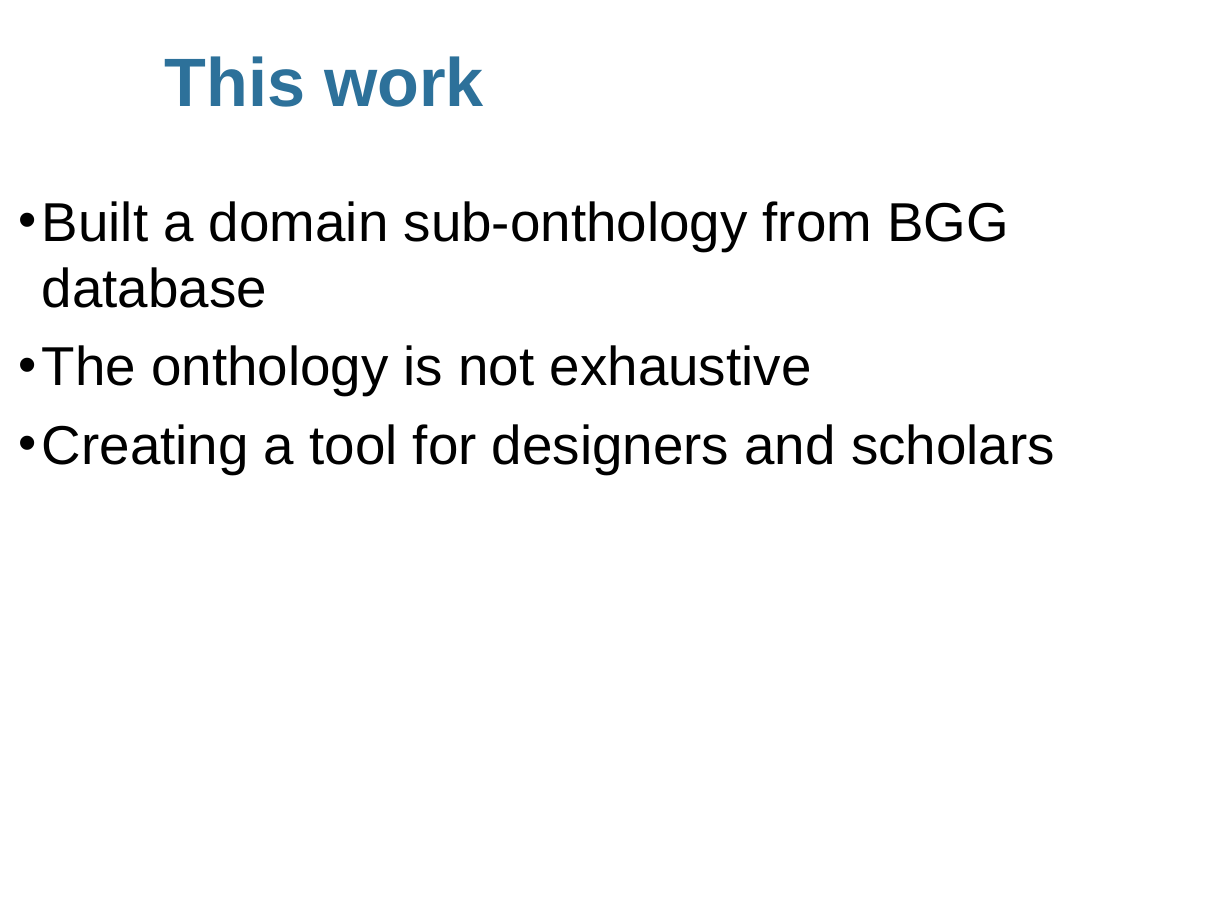
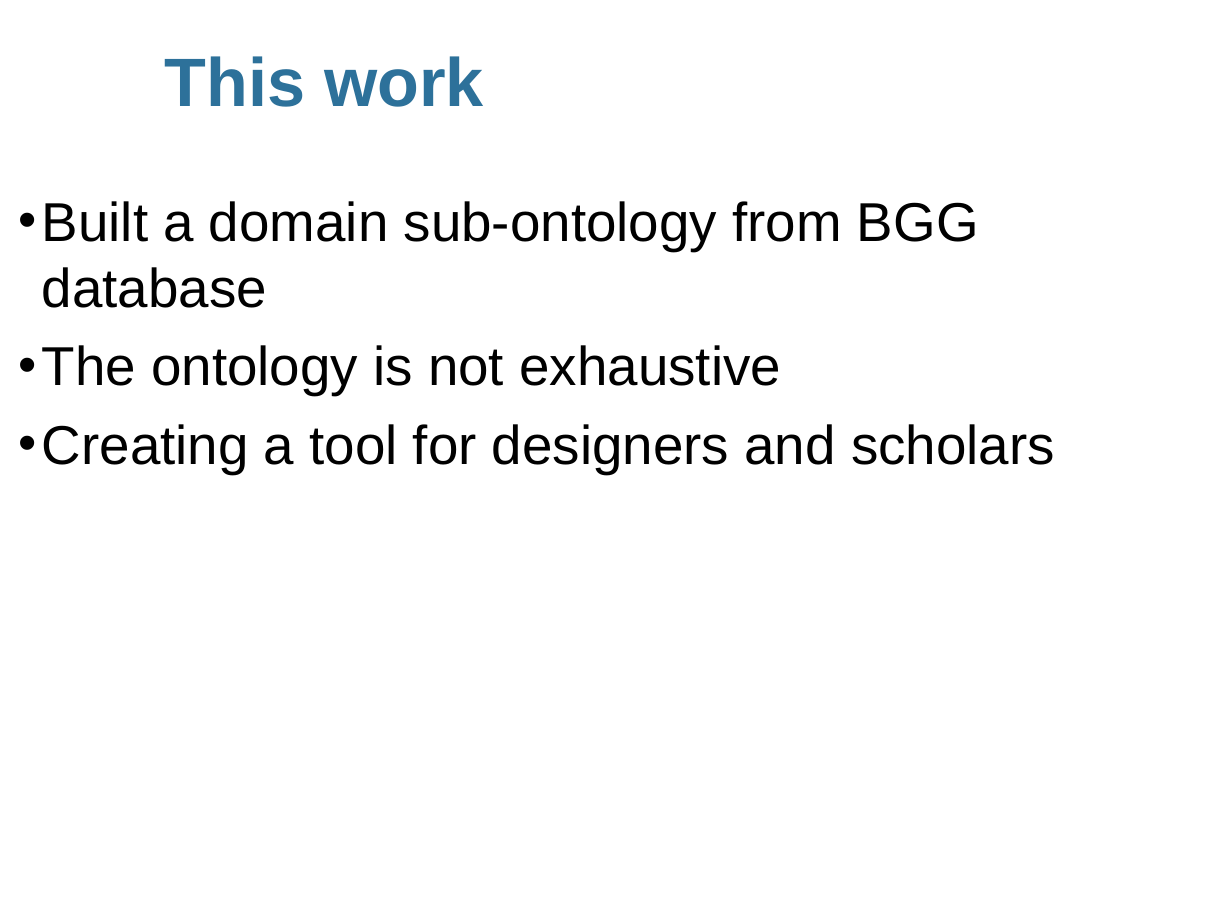
Before and after one commit to LUDES-PESC/Generico, a slide deck: slide 3 of Artigos Apresentados/SBGames2017_Onthology.pptx. Drawn at 1232x924 pixels with LibreOffice and Linux fonts; fonts in the diff are those of the drawing; background and template pictures are left out. Boxes give left, top, right and bottom in pixels: in the first picture for what was removed or moved away, otherwise in the second. Text is boxed around its words. In the diff, an @@ line names an element or a change of style, - is before the commit and + after.

```diff
--- a/Artigos Apresentados/SBGames2017_Onthology.pptx
+++ b/Artigos Apresentados/SBGames2017_Onthology.pptx
@@ text at (42,201,979,395): text changed @@
-• Built a domain sub-onthology from BGG database
-• The onthology is not exhaustive
+• Built a domain sub-ontology from BGG database
+• The ontology is not exhaustive
```
Also in this commit, not shown: 3 other slides changed.
